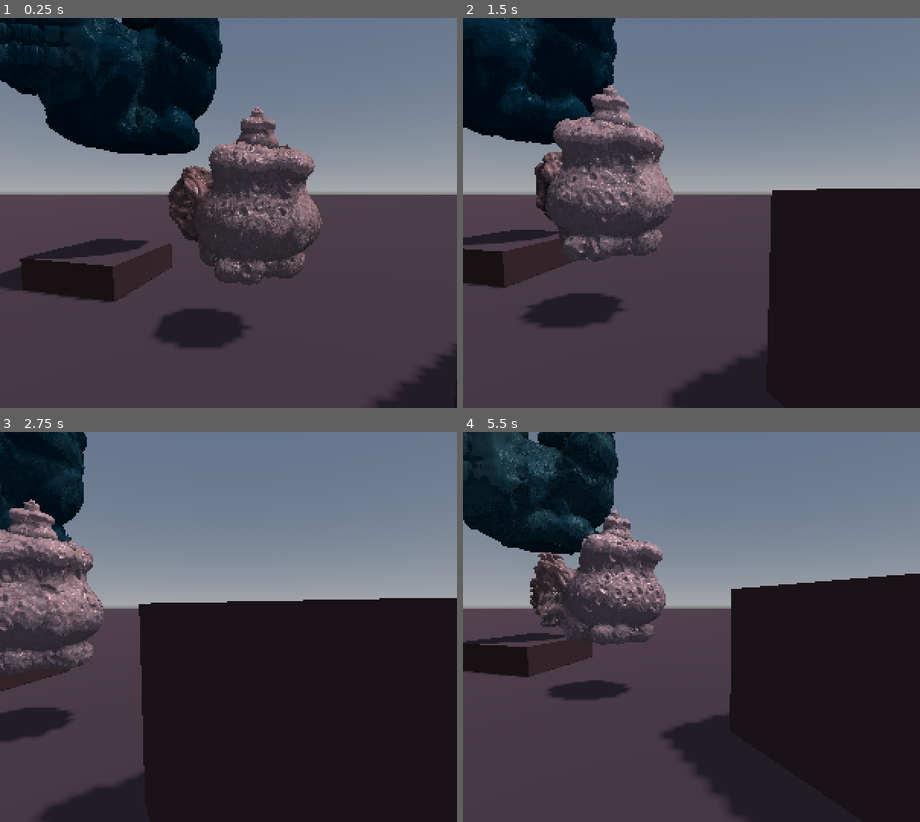
Above: before the commit, frames 1-4 (two rows, left to right).
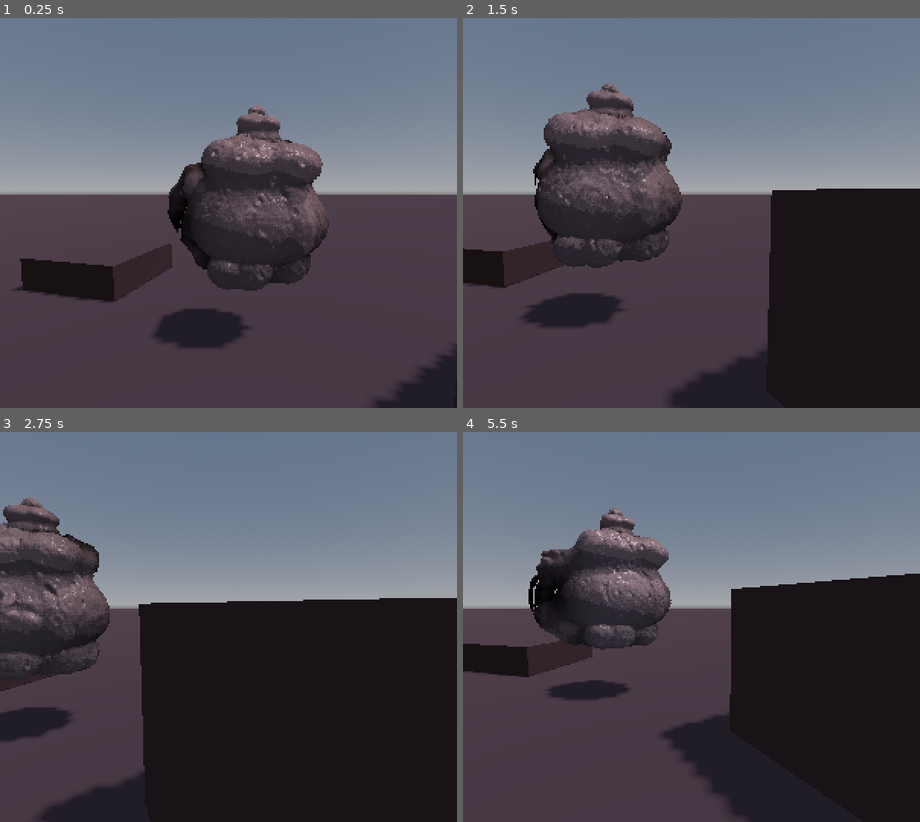
Above: after the commit, the same moments.

Repository: kiwijuice56/gd-fractals
Game: Godot game, scene res://demo/main.tscn
Two runs of this game, one before a commit and one after it. Both use one fixed random seed, a clock stepped at 60 frames per second and the inputs below.
Inputs (mouse positions are in pixels of both pictures, inside the frame that each line leads up to):
- Up to frame 1 (0.25 s): no input
- Up to frame 2 (1.5 s): tap Enter at 0.5 s; move the mouse to (792, 193) at 0.52 s; hold D 0.53-1.25 s; tap Q at 0.6 s; click (792, 193) at 0.67 s; drag from (600, 232) to (668, 291) at 1.27 s
- Up to frame 3 (2.75 s): move the mouse to (274, 541) at 2.02 s; hold D from 2.03 s (still down); tap Shift at 2.1 s
- Up to frame 4 (5.5 s): release D at 2.75 s; drag from (668, 705) to (554, 568) at 2.77 s; move the mouse to (828, 685) at 3.52 s; hold A 3.53-4.25 s; tap Q at 3.6 s; drag from (554, 568) to (622, 529) at 4.27 s; move the mouse to (714, 627) at 5.02 s; hold S from 5.03 s (still down); tap Shift at 5.1 s; click (714, 627) at 5.17 s

The runs differ from the first frame. In frame 1, 20% of the frame differs, in the area x 0-72%, y 0-70%; in frame 2, 14%; in frame 3, 8.2%; in frame 4, 13%.

Commit message:
Performance improvements

Diff:
--- a/demo/bird/bird.tscn
+++ b/demo/bird/bird.tscn
@@ -10,7 +10,7 @@
 radius = 0.3
 height = 0.7
 
-[node name="Bird" type="MeshInstance3D" unique_id=965001392]
+[node name="Bird" type="MeshInstance3D"]
 transform = Transform3D(0.7865, 0, 0, 0, 0.99999994, 0, 0, 0, 0.8, 0, 0, 0)
 material_override = ExtResource("1_ffvbg")
 cast_shadow = 0
@@ -18,7 +18,7 @@
 mesh = SubResource("PlaneMesh_n23bp")
 script = ExtResource("3_jkuj8")
 
-[node name="ShadowCaster" type="MeshInstance3D" parent="." unique_id=1930642558]
+[node name="ShadowCaster" type="MeshInstance3D" parent="."]
 transform = Transform3D(1, 0, 0, 0, 1, 0, 0, 0, 1, 0, -0.1, 0)
 cast_shadow = 3
 mesh = SubResource("SphereMesh_pefpt")
--- a/demo/bird/bird_material.tres
+++ b/demo/bird/bird_material.tres
@@ -31,19 +31,19 @@
 [resource]
 render_priority = 0
 shader = ExtResource("1_vx6m2")
-shader_parameter/max_iterations = 100
+shader_parameter/primary_max_iterations = 32
 shader_parameter/max_bounces = 1
-shader_parameter/collision_threshold = 0.015
+shader_parameter/collision_threshold = 0.03
 shader_parameter/normal_sample_length = 0.015
-shader_parameter/march_proportion = 0.2
+shader_parameter/march_proportion = 0.50000002375
 shader_parameter/runaway_threshold = 5.0
 shader_parameter/bounding_radius = 1.1
-shader_parameter/fractal_iterations = 8
+shader_parameter/fractal_iterations = 4
 shader_parameter/fractal_color_1 = Color(0.9280552, 0.7603155, 0.81178653, 1)
 shader_parameter/fractal_color_2 = Color(0.84, 0.5964, 0.60045993, 1)
 shader_parameter/animation_speed = 0.8
 shader_parameter/animation_intensity = 0.3
-shader_parameter/secondary_fractal_offset = Vector3(-0.49, 0, 0)
+shader_parameter/secondary_fractal_offset = Vector3(-0.4342, 0, 0)
 shader_parameter/secondary_fractal_scale = Vector3(0.333, 0.25, 0.333)
 shader_parameter/secondary_fractal_blend_smoothness = 0.1
 shader_parameter/secondary_fractal_option = 0
--- a/demo/main.tscn
+++ b/demo/main.tscn
@@ -25,42 +25,43 @@
 
 [sub_resource type="BoxMesh" id="BoxMesh_0xm2m"]
 
-[node name="Main" type="Node" unique_id=1500513351]
+[node name="Main" type="Node"]
 
-[node name="DirectionalLight3D" type="DirectionalLight3D" parent="." unique_id=904793790]
+[node name="DirectionalLight3D" type="DirectionalLight3D" parent="."]
 transform = Transform3D(1, 0, 0, 0, -0.50000006, 0.8660254, 0, -0.8660254, -0.50000006, 0, 2, -1.2)
 light_energy = 0.2
 light_volumetric_fog_energy = 2.0
 shadow_enabled = true
 shadow_blur = 2.0
 
-[node name="WorldEnvironment" type="WorldEnvironment" parent="." unique_id=269938194]
+[node name="WorldEnvironment" type="WorldEnvironment" parent="."]
 environment = SubResource("Environment_0xm2m")
 
-[node name="FreeLookCamera" type="Camera3D" parent="." unique_id=1986274605]
+[node name="FreeLookCamera" type="Camera3D" parent="."]
 transform = Transform3D(-4.3545054e-08, -0.08715574, 0.9961947, -3.8096983e-09, 0.9961947, 0.08715574, -1, -4.440892e-16, -4.371139e-08, 1.6558222, 0.6141418, 0.15462565)
 script = ExtResource("1_oe2cu")
 sensitivity = 0.2
 
-[node name="Bird" parent="." unique_id=2124899352 instance=ExtResource("2_pw243")]
+[node name="Bird" parent="." instance=ExtResource("2_pw243")]
 transform = Transform3D(0.7880831, 0, 0.39999998, 0, 0.99999994, 0, -0.45499998, 0, 0.69282025, 0, 0.5, 0)
 
-[node name="Bunny" parent="." unique_id=965001392 instance=ExtResource("3_w7hkg")]
+[node name="Bunny" parent="." instance=ExtResource("3_w7hkg")]
 transform = Transform3D(1.9696156, 0, 0.34729636, 0, 2, 0, -0.34729636, 0, 1.9696156, -1.2, 1.7, 1)
+visible = false
 
-[node name="Setting" type="Node3D" parent="." unique_id=1770848609]
+[node name="Setting" type="Node3D" parent="."]
 
-[node name="Floor" type="MeshInstance3D" parent="Setting" unique_id=905927767]
+[node name="Floor" type="MeshInstance3D" parent="Setting"]
 transform = Transform3D(50, 0, 0, 0, 1, 0, 0, 0, 50, 0, -0.29999995, 0)
 material_override = SubResource("StandardMaterial3D_1bvp3")
 mesh = SubResource("PlaneMesh_0xm2m")
 
-[node name="Cube" type="MeshInstance3D" parent="Setting" unique_id=314887289]
+[node name="Cube" type="MeshInstance3D" parent="Setting"]
 transform = Transform3D(0.9659258, 0, -0.25881904, 0, 1, 0, 0.25881904, 0, 0.9659258, -0.98047996, -0.49999994, 1.4490607)
 material_override = SubResource("StandardMaterial3D_1bvp3")
 mesh = SubResource("BoxMesh_0xm2m")
 
-[node name="Cube2" type="MeshInstance3D" parent="Setting" unique_id=567787676]
+[node name="Cube2" type="MeshInstance3D" parent="Setting"]
 transform = Transform3D(0.86602545, 0, 0.5, 0, 1, 0, -0.5, 0, 0.86602545, 0.9, 5.9604645e-08, -1.4244003)
 material_override = SubResource("StandardMaterial3D_1bvp3")
 mesh = SubResource("BoxMesh_0xm2m")
--- a/rendering/raymarcher.gdshader
+++ b/rendering/raymarcher.gdshader
@@ -7,9 +7,10 @@
 const float BOUNCE_EPSILON_MULTIPLIER = 4.0; // Controls how far a ray should move away from a surface to prevent artifacts during shadows/bounces
 const float SHADOW_EPSILON_MULTIPLIER = 4.0;
 const float DR_MIX = 0.3;
+const int SUB_RAY_DIVIDER = 3;
 
 group_uniforms raymarching;
-uniform int max_iterations = 256; // Max iterations any ray can march
+uniform int primary_max_iterations = 128; // Max iterations any ray can march
 uniform int max_bounces = 1; // Max times a ray can be reflected
 uniform float collision_threshold = 0.015; // Min distance a ray can be from a surface for it to collide
 uniform float normal_sample_length = 0.015; // How far along a collided surface to move when sampling for a normal
@@ -85,7 +86,7 @@
 		MAIN_CAM_INV_VIEW_MATRIX[2],
 		MODEL_MATRIX[3]);
 	MODELVIEW_NORMAL_MATRIX = mat3(MODELVIEW_MATRIX);
-	VERTEX.xy *= 32.0; // Multiplier to cover entire screen
+	VERTEX.xy *= 4.0; // Multiplier to cover entire screen
 }
 
 // Combines distances of two shapes (OR)
@@ -280,7 +281,7 @@
 }
 
 // Advances a ray along the world distance estimate
-int march(inout vec3 ray_pos, vec3 ray_dir, inout vec3 collision_info) {
+int march(int max_iterations, inout vec3 ray_pos, vec3 ray_dir, inout vec3 collision_info) {
 	int iter = 0;
 	for (; iter < max_iterations; iter++) {
 		float dist = abs(world_DE(ray_pos, collision_info));
@@ -335,9 +336,9 @@
 		float previous_reflectance = 1.0;
 		for (int i = 0; i < max_bounces; i++) {
 			vec3 collision_info = vec3(1.0, MAX_DISTANCE, 0.0);
-			int iter = march(ray_pos, ray_dir, collision_info);
-
-			if (iter == max_iterations) {
+			int iter = march(primary_max_iterations, ray_pos, ray_dir, collision_info);
+
+			if (iter == primary_max_iterations) {
 				pixel_color += clear_color * previous_reflectance;
 				break;
 			}
@@ -349,10 +350,10 @@
 			if (real_shadows_enabled) {
 				vec3 old_ray = ray_pos;
 				vec3 garbage_ = vec3(1.0, MAX_DISTANCE, 0.0);
-				vec3 corrected_light_direction =  normalize(inverse(MODEL_MATRIX) * vec4(light_direction, 0.0)).xyz;
+				vec3 corrected_light_direction = normalize(inverse(MODEL_MATRIX) * vec4(light_direction, 0.0)).xyz;
 				ray_pos -= corrected_light_direction * collision_threshold * SHADOW_EPSILON_MULTIPLIER;
-				int shadow_iter = march(ray_pos, -corrected_light_direction, garbage_);
-				shadow_occlusion = (1.0 - real_shadow_darkness) + real_shadow_darkness * pow(float(shadow_iter) / float(max_iterations), 0.5);
+				int shadow_iter = march(primary_max_iterations / SUB_RAY_DIVIDER, ray_pos, -corrected_light_direction, garbage_);
+				shadow_occlusion = (1.0 - real_shadow_darkness) + real_shadow_darkness * pow(float(shadow_iter) / float(primary_max_iterations / SUB_RAY_DIVIDER), 0.5);
 				ray_pos = old_ray;
 			}
 
@@ -365,7 +366,7 @@
 			vec4 hit_color = fractal_color_1 * fractal_mix + fractal_color_2 * (1.0 - fractal_mix);
 
 			// Ambient occlusion
-			float aa = float(iter) / float(max_iterations);
+			float aa = float(iter) / float(primary_max_iterations);
 			hit_color.rgb = clear_color.rgb * aa + (1.0 - aa) * hit_color.rgb;
 
 			// Shadows based on normal only
